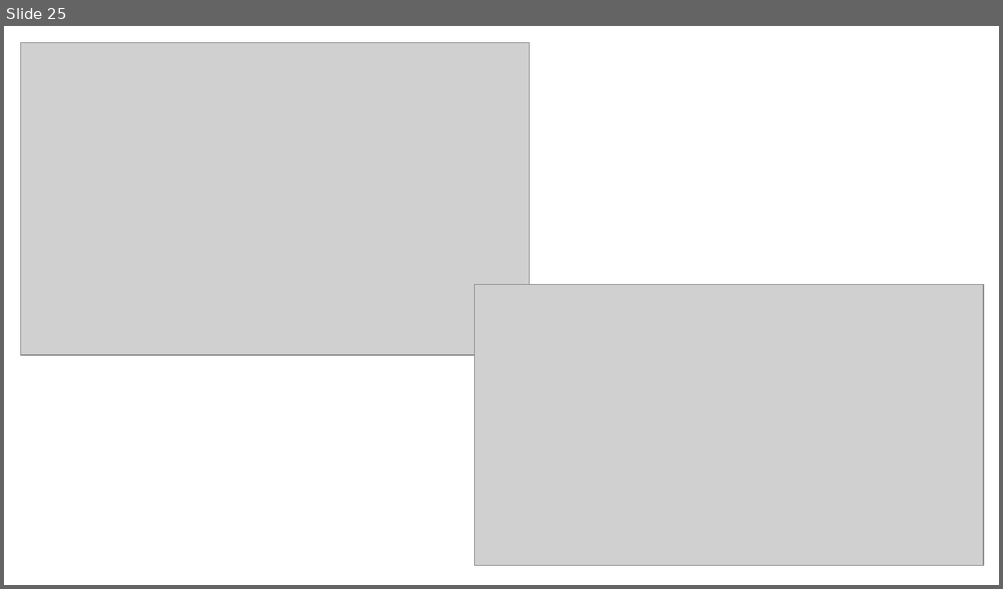
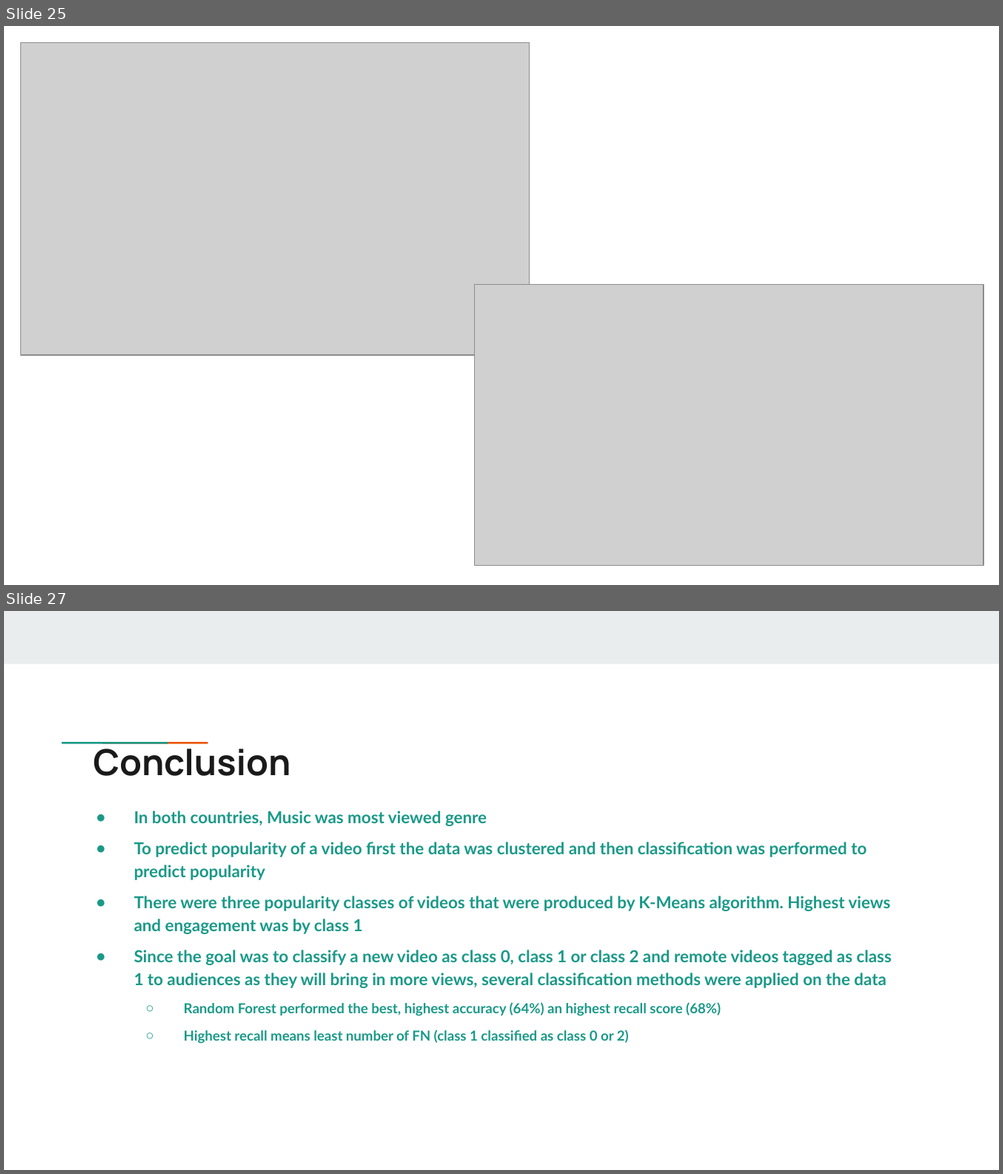
Before and after one commit to fariha23/YouTube_Data_Analysis_Video_Categories, a slide deck: Capstone1_Final_Report_Pres/Predicting Popularity of YouTube Videos - Presentation.pptx. Shown one above the other, each under a label of ours: slide 25 before the commit, slides 25 and 27 after it; the slides between them are not shown. The pictures are 1003x589 and 1003x1174 pixels, drawn with LibreOffice and Linux fonts; fonts in the diff are those of the drawing; grey boxes stand for pictures. Boxes give left, top, right and bottom in pixels: in the first picture for what was removed or moved away, otherwise in the second. Text is boxed around its words. In the diff, an @@ line names an element or a change of style, - is before the commit and + after.

Commit message:
updated_Conclusion_Sentence_Corrections

```diff
--- a/Capstone1_Final_Report_Pres/Predicting Popularity of YouTube Videos - Presentation.pptx
+++ b/Capstone1_Final_Report_Pres/Predicting Popularity of YouTube Videos - Presentation.pptx
@@ slide 27 added at (4,611,999,1170), background #FFFFFF @@
@@ rectangle added at (4,611,999,664), fill #E9EDEE @@
@@ title added at (93,742,290,776), 26 pt, text #1A1A1A, bold @@
+Conclusion
@@ rectangle added at (94,741,135,745), fill #1A9988 @@
@@ rectangle added at (134,741,175,745), fill #EB5600 @@
@@ text added at (134,811,891,1044), 12 pt, text #1A9988, bold @@
+● In both countries, Music was most viewed genre
+● To predict popularity of a video first the data was clustered and then classification was performed to predict popularity
+● There were three popularity classes of videos that were produced by K-Means algorithm. Highest views and engagement was by class 1
+● Since the goal was to classify a new video as class 0, class 1 or class 2 and remote videos tagged as class 1 to audiences as they will bring in more views, several classification methods were applied on the data
+  ○ Random Forest performed the best, highest accuracy (64%) an highest recall score (68%)
+  ○ Highest recall means least number of FN (class 1 classified as class 0 or 2)
```
Also in this commit, not shown: 3 slides changed, 1 other slide added, 1 other file.
